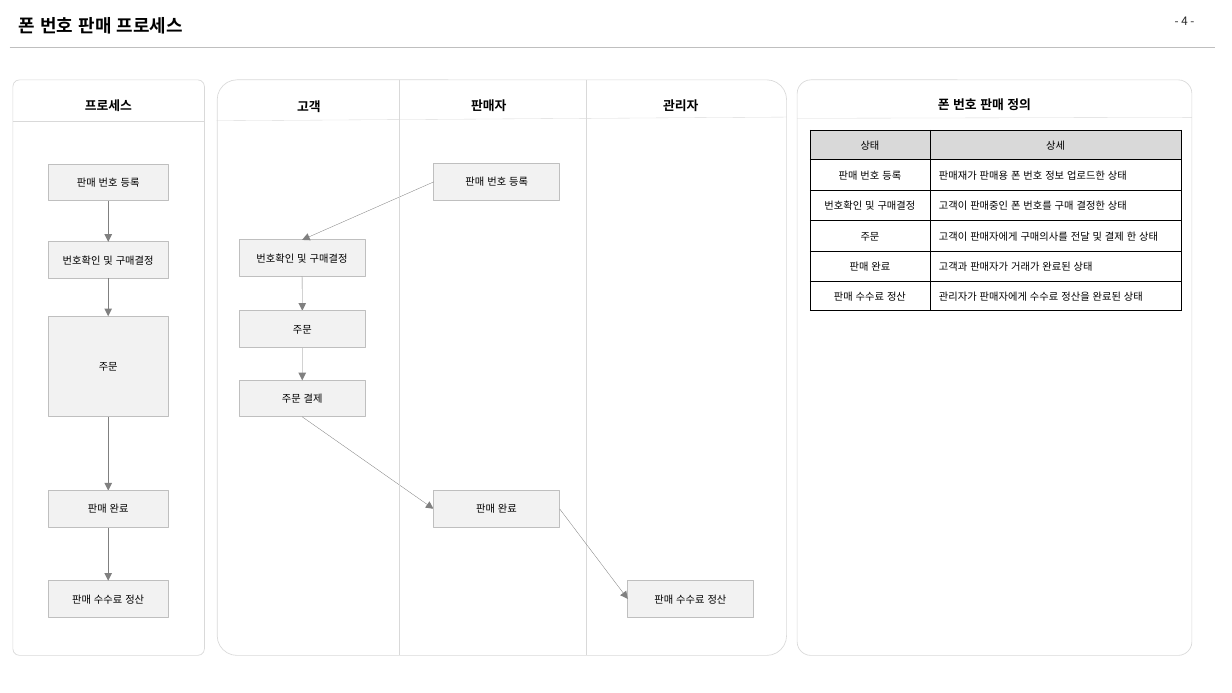
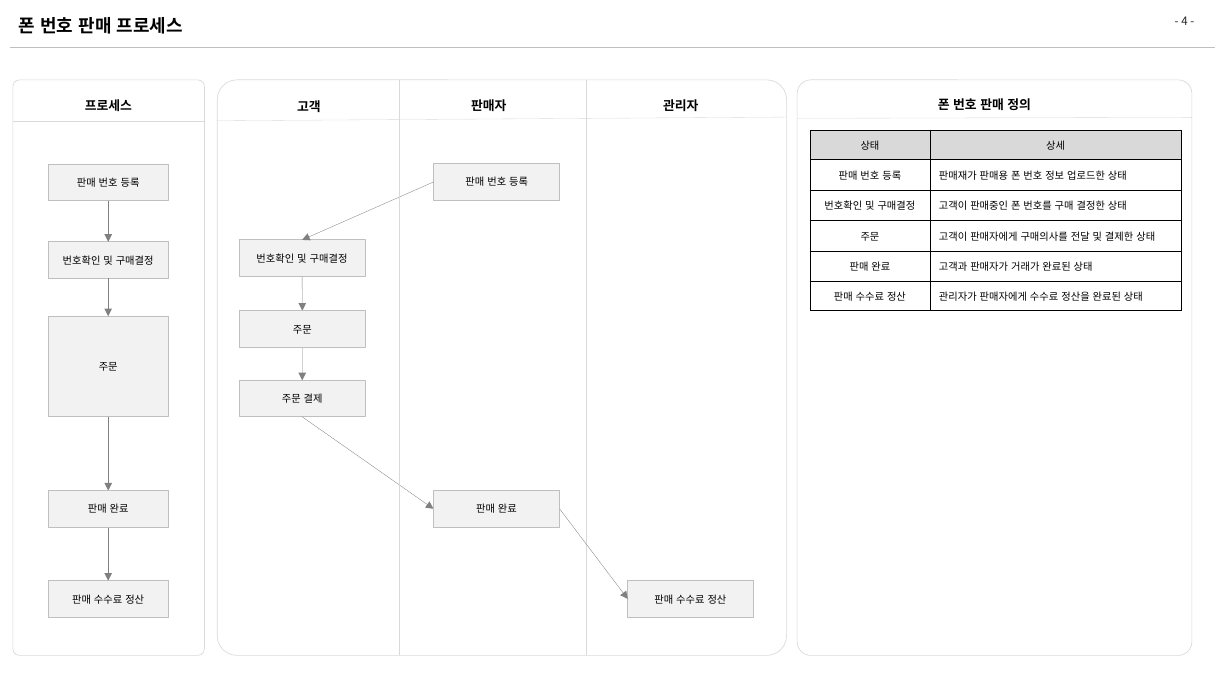
Before and after one commit to zhengze00/SpringBoot-MariaDB-master, a slide deck: slide 4 of Project File/화면설계.pptx. Drawn at 1232x693 pixels with LibreOffice and Linux fonts; fonts in the diff are those of the drawing. Boxes give left, top, right and bottom in pixels: in the first picture for what was removed or moved away, otherwise in the second. Text is boxed around its words. In the diff, an @@ line names an element or a change of style, - is before the commit and + after.

```diff
--- a/Project File/화면설계.pptx
+++ b/Project File/화면설계.pptx
@@ table at [811, 130, 1182, 311] @@
-row 4, column 2: 고객이 판매자에게 구매의사를 전달 및 결제 한 상태
+row 4, column 2: 고객이 판매자에게 구매의사를 전달 및 결제한 상태
```
Also in this commit, not shown: 16 other slides changed, 2 slides added, 5 other files.
